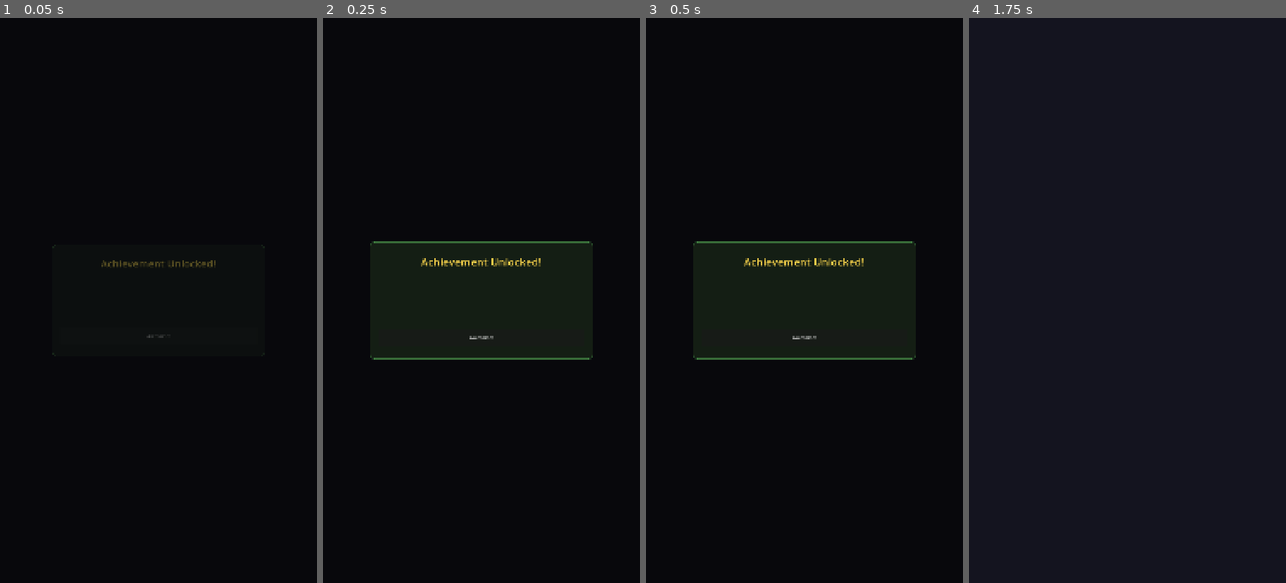
Above: before the commit, frames 1-4 (left to right).
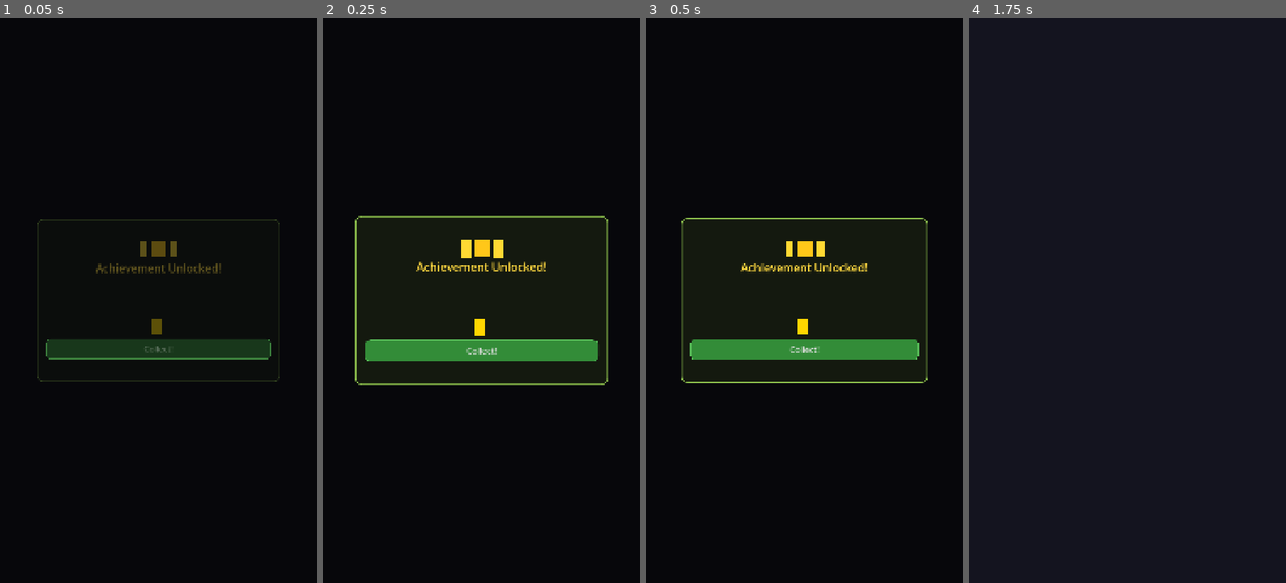
Above: after the commit, the same moments.

Repository: liuchangchangchang/cat-tuber
Game: Godot game, scene res://src/scenes/achievement_popup.tscn
Two runs of this game, one before a commit and one after it. Both use one fixed random seed, a clock stepped at 60 frames per second and the inputs below. This scene is started directly instead of the project's main scene.
Inputs (mouse positions are in pixels of both pictures, inside the frame that each line leads up to):
- Up to frame 1 (0.05 s): no input
- Up to frame 2 (0.25 s): no input
- Up to frame 3 (0.5 s): no input
- Up to frame 4 (1.75 s): click "Awesome!" (after the commit: "Collect!") at 0.5 s; tap Enter at 1.25 s; move the mouse to (1197, 272) at 1.27 s; hold Shift from 1.28 s (still down); click (1197, 272) at 1.42 s

The runs differ from the first frame. In frame 1, 3.8% of the frame differs, in the area x 11-89%, y 35-65%; in frame 2, 5.1%, in the area x 10-90%, y 35-65%; in frame 3, 4.6%; in frame 4, nothing differs.

Commit message:
Beautify achievement popup and achievement list items
Popup: trophy icon with pulsing star animation, large achievement name,
coin icon next to reward amount, green "Collect!" button, bounce-in
animation. Shows exactly which achievement was unlocked and reward earned.

List items: coin icon next to reward, percentage progress, "Collected"
status for completed items, green-tinted card for done achievements,
custom progress bar color for completed state.

Co-Authored-By: Claude Opus 4.6 (1M context) <noreply@anthropic.com>

Diff:
--- a/src/scenes/achievement_popup.gd
+++ b/src/scenes/achievement_popup.gd
@@ -1,6 +1,9 @@
 extends Control
 
 @onready var panel: PanelContainer = $Panel
+@onready var trophy: ColorRect = $Panel/VBox/TrophyRow/Trophy
+@onready var star_l: ColorRect = $Panel/VBox/TrophyRow/StarL
+@onready var star_r: ColorRect = $Panel/VBox/TrophyRow/StarR
 @onready var name_label: Label = %AchNameLabel
 @onready var desc_label: Label = %AchDescLabel
 @onready var reward_label: Label = %AchRewardLabel
@@ -15,9 +18,11 @@
 
 func _ready() -> void:
 	_style_popup()
+	_style_collect_btn()
 	close_button.pressed.connect(queue_free)
 	if _ach_id != "":
 		_populate()
+	_play_trophy_animation()
 
 
 func _populate() -> void:
@@ -31,15 +36,47 @@
 
 func _style_popup() -> void:
 	var s := StyleBoxFlat.new()
-	s.bg_color = Color(0.08, 0.12, 0.08, 1)
-	s.set_border_width_all(2)
-	s.border_color = Color(0.3, 0.6, 0.3, 1)
-	s.set_corner_radius_all(16)
-	s.set_content_margin_all(28)
+	s.bg_color = Color(0.08, 0.1, 0.06, 1)
+	s.set_border_width_all(3)
+	s.border_color = Color(0.55, 0.75, 0.3, 1)
+	s.set_corner_radius_all(20)
+	s.set_content_margin_all(32)
 	panel.add_theme_stylebox_override("panel", s)
+
 	panel.pivot_offset = panel.size / 2
-	panel.scale = Vector2(0.85, 0.85)
+	panel.scale = Vector2(0.7, 0.7)
 	panel.modulate.a = 0.0
 	var tween := create_tween()
-	tween.tween_property(panel, "scale", Vector2.ONE, 0.25).set_ease(Tween.EASE_OUT).set_trans(Tween.TRANS_BACK)
+	tween.tween_property(panel, "scale", Vector2(1.05, 1.05), 0.2).set_ease(Tween.EASE_OUT).set_trans(Tween.TRANS_BACK)
 	tween.parallel().tween_property(panel, "modulate:a", 1.0, 0.15)
+	tween.tween_property(panel, "scale", Vector2.ONE, 0.1)
+
+
+func _style_collect_btn() -> void:
+	var s := StyleBoxFlat.new()
+	s.bg_color = Color(0.2, 0.55, 0.22)
+	s.set_corner_radius_all(14)
+	s.set_content_margin_all(14)
+	s.set_border_width_all(1)
+	s.border_color = Color(0.35, 0.75, 0.35)
+	close_button.add_theme_stylebox_override("normal", s)
+	var h := s.duplicate()
+	h.bg_color = Color(0.25, 0.62, 0.28)
+	close_button.add_theme_stylebox_override("hover", h)
+	var p := s.duplicate()
+	p.bg_color = Color(0.15, 0.45, 0.18)
+	close_button.add_theme_stylebox_override("pressed", p)
+
+
+func _play_trophy_animation() -> void:
+	# Stars spin/pulse
+	var tw := create_tween().set_loops(3)
+	tw.tween_property(star_l, "scale", Vector2(1.3, 1.3), 0.3)
+	tw.parallel().tween_property(star_r, "scale", Vector2(1.3, 1.3), 0.3)
+	tw.tween_property(star_l, "scale", Vector2.ONE, 0.3)
+	tw.parallel().tween_property(star_r, "scale", Vector2.ONE, 0.3)
+
+	# Trophy pulse
+	var tw2 := create_tween().set_loops(2)
+	tw2.tween_property(trophy, "scale", Vector2(1.15, 1.15), 0.4)
+	tw2.tween_property(trophy, "scale", Vector2.ONE, 0.4)
--- a/src/scenes/achievement_popup.tscn
+++ b/src/scenes/achievement_popup.tscn
@@ -18,7 +18,7 @@
 anchor_bottom = 1.0
 grow_horizontal = 2
 grow_vertical = 2
-color = Color(0, 0, 0, 0.6)
+color = Color(0, 0, 0, 0.65)
 
 [node name="Panel" type="PanelContainer" parent="."]
 layout_mode = 1
@@ -27,47 +27,82 @@
 anchor_top = 0.5
 anchor_right = 0.5
 anchor_bottom = 0.5
-offset_left = -380.0
-offset_top = -200.0
-offset_right = 380.0
-offset_bottom = 200.0
+offset_left = -420.0
+offset_top = -280.0
+offset_right = 420.0
+offset_bottom = 280.0
 grow_horizontal = 2
 grow_vertical = 2
 
 [node name="VBox" type="VBoxContainer" parent="Panel"]
 layout_mode = 2
-theme_override_constants/separation = 20
+theme_override_constants/separation = 16
 alignment = 1
+
+[node name="TrophyRow" type="HBoxContainer" parent="Panel/VBox"]
+layout_mode = 2
+alignment = 1
+theme_override_constants/separation = 16
+
+[node name="StarL" type="ColorRect" parent="Panel/VBox/TrophyRow"]
+layout_mode = 2
+custom_minimum_size = Vector2(24, 24)
+color = Color(1, 0.85, 0.2, 1)
+
+[node name="Trophy" type="ColorRect" parent="Panel/VBox/TrophyRow"]
+layout_mode = 2
+custom_minimum_size = Vector2(50, 50)
+color = Color(1, 0.78, 0.1, 1)
+
+[node name="StarR" type="ColorRect" parent="Panel/VBox/TrophyRow"]
+layout_mode = 2
+custom_minimum_size = Vector2(24, 24)
+color = Color(1, 0.85, 0.2, 1)
 
 [node name="Title" type="Label" parent="Panel/VBox"]
 layout_mode = 2
-theme_override_colors/font_color = Color(1, 0.85, 0.3, 1)
-theme_override_font_sizes/font_size = 36
+theme_override_colors/font_color = Color(1, 0.85, 0.25, 1)
+theme_override_font_sizes/font_size = 38
 horizontal_alignment = 1
 text = "Achievement Unlocked!"
+
+[node name="Sep" type="HSeparator" parent="Panel/VBox"]
+layout_mode = 2
 
 [node name="AchNameLabel" type="Label" parent="Panel/VBox"]
 unique_name_in_owner = true
 layout_mode = 2
-theme_override_font_sizes/font_size = 30
+theme_override_colors/font_color = Color(1, 1, 1, 1)
+theme_override_font_sizes/font_size = 32
 horizontal_alignment = 1
 
 [node name="AchDescLabel" type="Label" parent="Panel/VBox"]
 unique_name_in_owner = true
 layout_mode = 2
-theme_override_colors/font_color = Color(0.7, 0.7, 0.75, 1)
+theme_override_colors/font_color = Color(0.65, 0.65, 0.72, 1)
 theme_override_font_sizes/font_size = 24
 horizontal_alignment = 1
 
-[node name="AchRewardLabel" type="Label" parent="Panel/VBox"]
+[node name="RewardBox" type="HBoxContainer" parent="Panel/VBox"]
+layout_mode = 2
+alignment = 1
+theme_override_constants/separation = 12
+
+[node name="CoinIcon" type="ColorRect" parent="Panel/VBox/RewardBox"]
+layout_mode = 2
+custom_minimum_size = Vector2(36, 36)
+color = Color(1, 0.84, 0, 1)
+
+[node name="AchRewardLabel" type="Label" parent="Panel/VBox/RewardBox"]
 unique_name_in_owner = true
 layout_mode = 2
-theme_override_colors/font_color = Color(0.4, 0.95, 0.4, 1)
-theme_override_font_sizes/font_size = 34
+theme_override_colors/font_color = Color(0.35, 1, 0.4, 1)
+theme_override_font_sizes/font_size = 38
 horizontal_alignment = 1
 
 [node name="CloseButton" type="Button" parent="Panel/VBox"]
 unique_name_in_owner = true
 layout_mode = 2
-custom_minimum_size = Vector2(0, 60)
-text = "Awesome!"
+custom_minimum_size = Vector2(0, 70)
+theme_override_font_sizes/font_size = 28
+text = "Collect!"
--- a/src/ui/achievement_item.gd
+++ b/src/ui/achievement_item.gd
@@ -8,6 +8,8 @@
 @onready var progress_label: Label = %AchProgressLabel
 @onready var reward_label: Label = %AchReward
 @onready var check_label: Label = %AchCheck
+@onready var status_label: Label = %AchStatus
+@onready var coin_icon: ColorRect = %CoinIcon
 
 
 func setup(data: Dictionary) -> void:
@@ -27,28 +29,49 @@
 	var completed := AchievementManager.is_completed(_ach_data.id)
 	var progress := AchievementManager.get_progress(_ach_data)
 	var target: float = _ach_data.target
+	var clamped := minf(progress, target)
 	progress_bar.max_value = target
-	progress_bar.value = minf(progress, target)
-	progress_label.text = BigNumber.format(minf(progress, target)) + "/" + BigNumber.format(target)
+	progress_bar.value = clamped
+	progress_label.text = BigNumber.format(clamped) + " / " + BigNumber.format(target)
 
 	if completed:
 		check_label.text = "DONE"
-		check_label.add_theme_color_override("font_color", Color(0.3, 0.9, 0.35))
-		reward_label.add_theme_color_override("font_color", Color(0.5, 0.5, 0.55))
-		modulate = Color(0.7, 0.7, 0.7, 1)
+		check_label.add_theme_color_override("font_color", Color(0.3, 0.92, 0.38))
+		name_label.add_theme_color_override("font_color", Color(0.6, 0.85, 0.6))
+		reward_label.add_theme_color_override("font_color", Color(0.45, 0.6, 0.45))
+		status_label.text = "Collected"
+		status_label.add_theme_color_override("font_color", Color(0.4, 0.65, 0.4))
+		coin_icon.color = Color(0.5, 0.55, 0.4)
+		# Completed progress bar style
+		var fill := StyleBoxFlat.new()
+		fill.bg_color = Color(0.22, 0.5, 0.25)
+		fill.set_corner_radius_all(6)
+		progress_bar.add_theme_stylebox_override("fill", fill)
+		progress_label.add_theme_color_override("font_color", Color(0.45, 0.6, 0.45))
 	else:
 		check_label.text = ""
 		reward_label.add_theme_color_override("font_color", Color(1, 0.85, 0.3))
+		var pct := int(clamped / target * 100.0) if target > 0 else 0
+		status_label.text = str(pct) + "%"
+		status_label.add_theme_color_override("font_color", Color(0.5, 0.7, 1.0))
 
-	# Card style
-	var accent := Color(0.4, 0.7, 1.0) if not completed else Color(0.3, 0.5, 0.3)
+	# Card style with colored accent
+	var accent: Color
+	var bg: Color
+	if completed:
+		accent = Color(0.3, 0.6, 0.32)
+		bg = Color(0.1, 0.13, 0.1, 1)
+	else:
+		accent = Color(0.4, 0.65, 1.0)
+		bg = Color(0.12, 0.12, 0.19, 1)
+
 	var card := StyleBoxFlat.new()
-	card.bg_color = Color(0.12, 0.12, 0.19, 1)
+	card.bg_color = bg
 	card.border_width_left = 5
 	card.border_color = accent
 	card.set_corner_radius_all(10)
 	card.content_margin_left = 16.0
-	card.content_margin_right = 12.0
+	card.content_margin_right = 14.0
 	card.content_margin_top = 10.0
 	card.content_margin_bottom = 10.0
 	add_theme_stylebox_override("panel", card)
--- a/src/ui/achievement_item.tscn
+++ b/src/ui/achievement_item.tscn
@@ -3,16 +3,17 @@
 [ext_resource type="Script" path="res://src/ui/achievement_item.gd" id="1_a"]
 
 [node name="AchievementItem" type="PanelContainer"]
-custom_minimum_size = Vector2(0, 120)
+custom_minimum_size = Vector2(0, 130)
 script = ExtResource("1_a")
 
 [node name="HBox" type="HBoxContainer" parent="."]
 layout_mode = 2
-theme_override_constants/separation = 12
+theme_override_constants/separation = 14
 
 [node name="Info" type="VBoxContainer" parent="HBox"]
 layout_mode = 2
 size_flags_horizontal = 3
+theme_override_constants/separation = 4
 
 [node name="TopRow" type="HBoxContainer" parent="HBox/Info"]
 layout_mode = 2
@@ -27,40 +28,58 @@
 [node name="AchCheck" type="Label" parent="HBox/Info/TopRow"]
 unique_name_in_owner = true
 layout_mode = 2
-theme_override_font_sizes/font_size = 20
+theme_override_font_sizes/font_size = 22
 
 [node name="AchDesc" type="Label" parent="HBox/Info"]
 unique_name_in_owner = true
 layout_mode = 2
-theme_override_colors/font_color = Color(0.55, 0.55, 0.65, 1)
+theme_override_colors/font_color = Color(0.5, 0.5, 0.6, 1)
 theme_override_font_sizes/font_size = 18
 text = "Description"
 
 [node name="BarRow" type="HBoxContainer" parent="HBox/Info"]
 layout_mode = 2
-theme_override_constants/separation = 8
+theme_override_constants/separation = 10
 
 [node name="AchProgress" type="ProgressBar" parent="HBox/Info/BarRow"]
 unique_name_in_owner = true
 layout_mode = 2
 size_flags_horizontal = 3
-custom_minimum_size = Vector2(0, 24)
+custom_minimum_size = Vector2(0, 22)
 show_percentage = false
 
 [node name="AchProgressLabel" type="Label" parent="HBox/Info/BarRow"]
 unique_name_in_owner = true
 layout_mode = 2
+theme_override_colors/font_color = Color(0.65, 0.65, 0.75, 1)
 theme_override_font_sizes/font_size = 18
 text = "0/10"
 
 [node name="Right" type="VBoxContainer" parent="HBox"]
 layout_mode = 2
 alignment = 1
+theme_override_constants/separation = 4
 
-[node name="AchReward" type="Label" parent="HBox/Right"]
+[node name="RewardRow" type="HBoxContainer" parent="HBox/Right"]
+layout_mode = 2
+alignment = 2
+theme_override_constants/separation = 6
+
+[node name="CoinIcon" type="ColorRect" parent="HBox/Right/RewardRow"]
+layout_mode = 2
+custom_minimum_size = Vector2(20, 20)
+color = Color(1, 0.84, 0, 1)
+
+[node name="AchReward" type="Label" parent="HBox/Right/RewardRow"]
 unique_name_in_owner = true
 layout_mode = 2
 theme_override_colors/font_color = Color(1, 0.85, 0.3, 1)
 theme_override_font_sizes/font_size = 22
 horizontal_alignment = 2
 text = "+100"
+
+[node name="AchStatus" type="Label" parent="HBox/Right"]
+unique_name_in_owner = true
+layout_mode = 2
+theme_override_font_sizes/font_size = 16
+horizontal_alignment = 2
